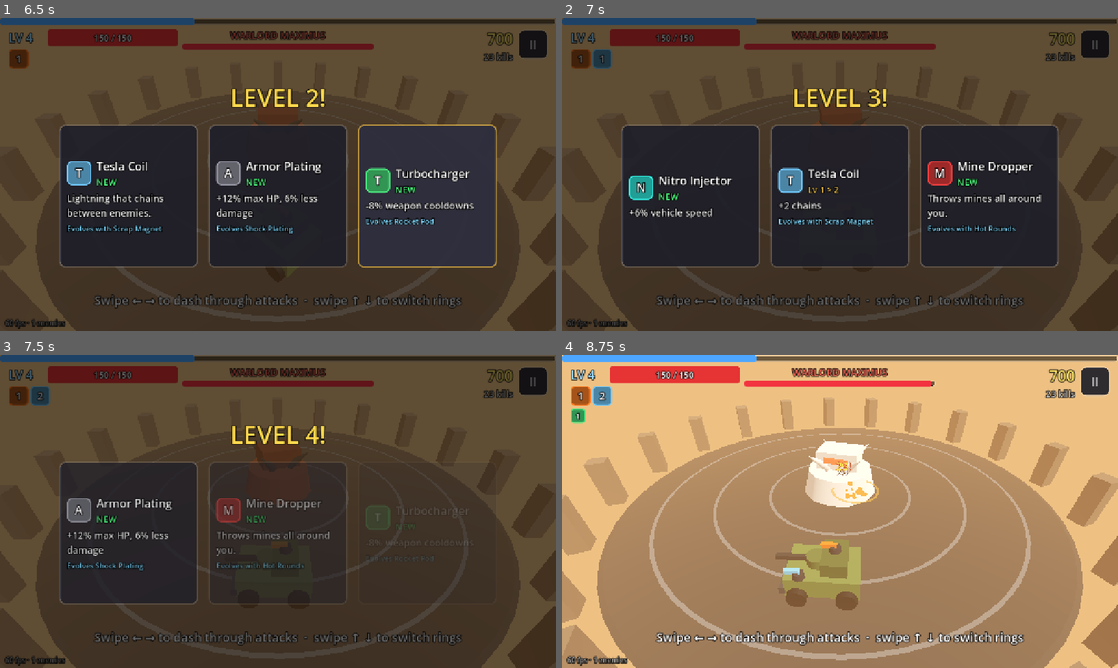
Above: before the commit, frames 1-4 (two rows, left to right).
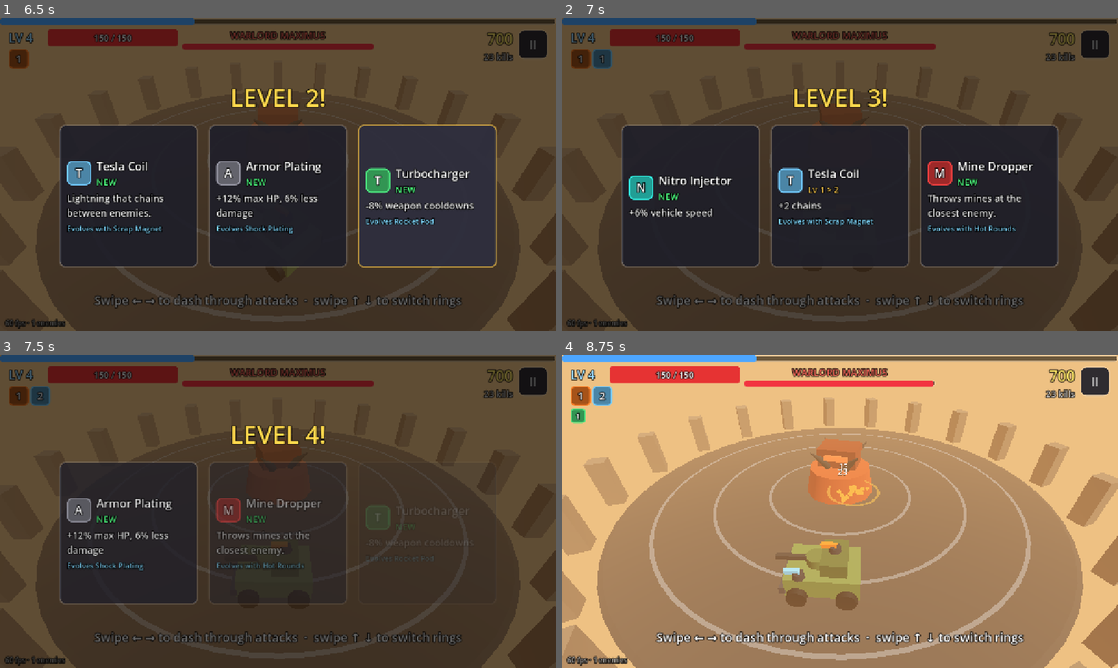
Above: after the commit, the same moments.

Repository: dnis-p/MMS
Game: Godot game, scene res://scenes/main.tscn
Two runs of this game, one before a commit and one after it. Both use one fixed random seed, a clock stepped at 60 frames per second and the inputs below.
Inputs (mouse positions are in pixels of both pictures, inside the frame that each line leads up to):
- Up to frame 1 (6.5 s): click (122, 215) at 0.52 s; tap Enter at 1.25 s; move the mouse to (400, 158) at 1.27 s; hold D (move_right) 1.28-2 s; tap P at 1.35, 3.6, 5.85 s; click (400, 158) at 1.42 s; click "Skip to boss (test)" at 2 s; drag from (166, 190) to (250, 237) at 2.77 s; move the mouse to (333, 105) at 3.52 s; hold D (move_right) 3.53-4.25 s; click "Resume" at 4.25 s; drag from (250, 237) to (111, 127) at 5.02 s; move the mouse to (444, 221) at 5.77 s; hold A (move_left) from 5.78 s (still down)
- Up to frame 2 (7 s): release A (move_left) at 6.5 s; click (689, 196) at 6.52 s
- Up to frame 3 (7.5 s): click (278, 533) at 7.27 s
- Up to frame 4 (8.75 s): click (990, 533) at 8.02 s

Frame 1 is identical in both runs. In frame 2, 0.3% of the frame differs, in the area x 65-87%, y 56-65%; in frame 3, 0.2%; in frame 4, 2.1%, in the area x 43-67%, y 8-49%.

Commit message:
Fix MG aim: lead moving targets, converge barrels, lower MG knock; rockets and mines target closest
Co-Authored-By: Claude Opus 5.5 <noreply@anthropic.com>

Diff:
--- a/scripts/data/defs.gd
+++ b/scripts/data/defs.gd
@@ -28,7 +28,8 @@
 
 ## Enemies hit by an attack are pushed away and stagger (walk slower) until the push fades.
 ## Each enemy type has its own "knock" factor; the push strength is set per weapon.
-const KNOCK := {"decay": 18.0, "stagger": 0.35, "max": 22.0, "ram": 16.0, "blast": 12.0}
+## Fast-firing weapons push less per hit, or the closest enemy flies out of reach.
+const KNOCK := {"decay": 18.0, "stagger": 0.35, "max": 14.0, "ram": 16.0, "blast": 12.0}
 
 ## Map camera, fixed orientation, relative to the car: metres south, metres up.
 const MAP_CAMERA := {"back": 9.0, "up": 28.0, "fov": 60.0}
@@ -105,22 +106,22 @@
 		"up": ["", "+40% damage", "+1 barrel", "+30% fire rate", "+1 barrel, bullets pierce"],
 		"evo": "hot", "evo_name": "Shredder Minigun", "evo_desc": "A piercing storm of lead.",
 		"color": Color(1.0, 0.85, 0.3),
-		"range": 20.0, "bullet_speed": 36.0, "bullet_life": 0.7, "spread": 0.12, "evo_jitter": 0.08, "knock": 9.0,
-		"levels": [
-			{"dmg": 8.0, "barrels": 1, "pierce": 0, "cd": 0.42},
-			{"dmg": 11.2, "barrels": 1, "pierce": 0, "cd": 0.42},
-			{"dmg": 11.2, "barrels": 2, "pierce": 0, "cd": 0.42},
-			{"dmg": 11.2, "barrels": 2, "pierce": 0, "cd": 0.294},
-			{"dmg": 11.2, "barrels": 3, "pierce": 1, "cd": 0.294},
-		],
-		"evolved": {"dmg": 16.0, "barrels": 2, "pierce": 3, "cd": 0.07},
+		"range": 20.0, "bullet_speed": 36.0, "bullet_life": 0.7, "barrel_gap": 0.35, "evo_jitter": 0.025,
+		"levels": [
+			{"dmg": 8.0, "barrels": 1, "pierce": 0, "cd": 0.42, "knock": 9.0},
+			{"dmg": 11.2, "barrels": 1, "pierce": 0, "cd": 0.42, "knock": 9.0},
+			{"dmg": 11.2, "barrels": 2, "pierce": 0, "cd": 0.42, "knock": 5.0},
+			{"dmg": 11.2, "barrels": 2, "pierce": 0, "cd": 0.294, "knock": 4.0},
+			{"dmg": 11.2, "barrels": 3, "pierce": 1, "cd": 0.294, "knock": 3.0},
+		],
+		"evolved": {"dmg": 16.0, "barrels": 2, "pierce": 3, "cd": 0.07, "knock": 1.2},
 	},
 	"rockets": {
-		"name": "Rocket Pod", "desc": "Rockets that explode on impact.",
+		"name": "Rocket Pod", "desc": "Homing rockets at the closest enemies.",
 		"up": ["", "+30% damage", "+1 rocket", "+25% blast radius", "+1 rocket, faster reload"],
 		"evo": "turbo", "evo_name": "Swarm Barrage", "evo_desc": "Endless homing rockets.",
 		"color": Color(1.0, 0.5, 0.15),
-		"range": 22.0, "rocket_speed": 16.0, "rocket_life": 2.2,
+		"range": 22.0, "rocket_speed": 16.0, "rocket_life": 2.2, "swerve": 1.5,
 		"levels": [
 			{"dmg": 22.0, "count": 1, "aoe": 2.4, "cd": 1.7},
 			{"dmg": 28.6, "count": 1, "aoe": 2.4, "cd": 1.7},
@@ -146,11 +147,11 @@
 		"evolved": {"dmg": 26.0, "count": 6, "orbit": 4.8, "spin": 4.5, "size": 1.6},
 	},
 	"mines": {
-		"name": "Mine Dropper", "desc": "Throws mines all around you.",
+		"name": "Mine Dropper", "desc": "Throws mines at the closest enemy.",
 		"up": ["", "+40% damage", "faster drops", "+30% blast radius", "drops 2 mines"],
 		"evo": "hot", "evo_name": "Napalm Mines", "evo_desc": "Mines leave burning pools.",
 		"color": Color(0.95, 0.25, 0.25),
-		"life": 9.0, "arm_time": 0.4, "trigger_radius": 1.3, "throw_min": 5.0, "throw_max": 12.0, "throw_arc": 3.0,
+		"life": 9.0, "arm_time": 0.4, "trigger_radius": 1.3, "range": 18.0, "throw_min": 5.0, "throw_max": 12.0, "throw_arc": 3.0,
 		"levels": [
 			{"dmg": 30.0, "count": 1, "aoe": 2.6, "cd": 1.3},
 			{"dmg": 42.0, "count": 1, "aoe": 2.6, "cd": 1.3},
--- a/scripts/game/enemies.gd
+++ b/scripts/game/enemies.gd
@@ -33,6 +33,7 @@
 var dmg := PackedFloat32Array()
 var flash := PackedFloat32Array()
 var knock := PackedVector3Array()
+var vel := PackedVector3Array()
 var saw_cd := PackedFloat32Array()
 var ram_cd := PackedFloat32Array()
 var attack_cd := PackedFloat32Array()
@@ -56,6 +57,7 @@
 	dmg.resize(MAX)
 	flash.resize(MAX)
 	knock.resize(MAX)
+	vel.resize(MAX)
 	saw_cd.resize(MAX)
 	ram_cd.resize(MAX)
 	attack_cd.resize(MAX)
@@ -151,6 +153,7 @@
 	dmg[i] = d["dmg"]
 	flash[i] = 0.0
 	knock[i] = Vector3.ZERO
+	vel[i] = Vector3.ZERO
 	saw_cd[i] = 0.0
 	ram_cd[i] = 0.0
 	attack_cd[i] = run.rng.randf_range(1.0, 2.5)
@@ -202,6 +205,7 @@
 				if attack_cd[i] <= 0.0:
 					attack_cd[i] = run.rng.randf_range(2.0, 2.8)
 					run.projectiles.enemy_shot(p + Vector3(0, 0.8, 0), dir, 9.0, dmg[i])
+		vel[i] = v  # where it is heading; a knock wears off too fast to aim for
 		var k := knock[i]
 		if k != Vector3.ZERO:
 			v = v * _stagger + k
@@ -289,18 +293,6 @@
 	return best
 
 
-func random_in_range(center: Vector3, max_r: float) -> int:
-	var picks: Array[int] = []
-	var r2 := max_r * max_r
-	for i in used:
-		if alive[i] == 0:
-			continue
-		var diff := pos[i] - center
-		if diff.x * diff.x + diff.z * diff.z < r2:
-			picks.append(i)
-	return picks[run.rng.randi() % picks.size()] if not picks.is_empty() else -1
-
-
 func _render() -> void:
 	var counts := [0, 0, 0, 0]
 	var white := Color(1, 1, 1)
--- a/scripts/game/projectiles.gd
+++ b/scripts/game/projectiles.gd
@@ -11,6 +11,7 @@
 const MAX_DRAW := 512
 
 var run: Node  # Run
+var bullet_knock := 0.0  # set by the MG for its current level
 
 var p_kind := PackedInt32Array()
 var p_pos := PackedVector3Array()
@@ -197,7 +198,7 @@
 				run.explode(p_pos[i], p_aoe[i], p_dmg[i], false)
 				_p_remove(i)
 				break
-			run.hit_enemy(j, p_dmg[i], p_vel[i].normalized(), Defs.WEAPONS["mg"]["knock"])
+			run.hit_enemy(j, p_dmg[i], p_vel[i].normalized(), bullet_knock)
 			p_last[i] = j
 			p_pierce[i] -= 1
 			if p_pierce[i] < 0:
--- a/scripts/game/weapons.gd
+++ b/scripts/game/weapons.gd
@@ -264,6 +264,12 @@
 	_update_saws(delta, player, dm, am)
 
 
+## Where to aim so a shot at `shot_speed` meets the enemy as it keeps moving.
+func _lead(t: int, from: Vector3, shot_speed: float) -> Vector3:
+	var e: Enemies = run.enemies
+	return e.pos[t] + e.vel[t] * from.distance_to(e.pos[t]) / shot_speed
+
+
 func _fire_mg(origin: Vector3, lvl: int, evo: bool, dm: float) -> float:
 	var enemies: Enemies = run.enemies
 	var d: Dictionary = Defs.WEAPONS["mg"]
@@ -272,12 +278,16 @@
 		return 0.1
 	var st := Defs.weapon_stats("mg", lvl, evo)
 	var barrels: int = st["barrels"]
-	var dir := (enemies.pos[t] + Vector3(0, 0.5, 0) - origin).normalized()
+	run.projectiles.bullet_knock = st["knock"]
+	var aim := _lead(t, origin, d["bullet_speed"]) + Vector3(0, 0.5, 0)
+	var side := (aim - origin).cross(Vector3.UP).normalized()
 	for b in barrels:
-		var spread: float = (b - (barrels - 1) * 0.5) * d["spread"]
+		# Barrels sit side by side and all converge on the target.
+		var from: Vector3 = origin + side * (b - (barrels - 1) * 0.5) * d["barrel_gap"]
+		var dir := (aim - from).normalized()
 		if evo:
-			spread += run.rng.randf_range(-d["evo_jitter"], d["evo_jitter"])
-		run.projectiles.fire(Projectiles.BULLET, origin, dir.rotated(Vector3.UP, spread) * d["bullet_speed"], st["dmg"] * dm, d["bullet_life"], st["pierce"])
+			dir = dir.rotated(Vector3.UP, run.rng.randf_range(-d["evo_jitter"], d["evo_jitter"]))
+		run.projectiles.fire(Projectiles.BULLET, from, dir * d["bullet_speed"], st["dmg"] * dm, d["bullet_life"], st["pierce"])
 	Sfx.play("shot", -12.0)
 	return st["cd"]
 
@@ -287,32 +297,45 @@
 	var d: Dictionary = Defs.WEAPONS["rockets"]
 	var st := Defs.weapon_stats("rockets", lvl, evo)
 	var aoe: float = st["aoe"] * am
-	var fired := false
+	var swerve: float = d["swerve"]
+	var seen := {}
+	var first := -1
 	for k in st["count"]:
-		var t := enemies.random_in_range(origin, d["range"])
+		# Closest enemy first, then the next closest; spare rockets go to the closest.
+		var t := enemies.nearest(origin, d["range"], seen)
 		if t < 0:
-			break
+			t = first
+		if t < 0:
+			return 0.2
+		seen[t] = true
+		if first < 0:
+			first = t
 		var to := (enemies.pos[t] - origin)
 		to.y = 0.0
-		var side := to.normalized().cross(Vector3.UP) * run.rng.randf_range(-5.0, 5.0)
+		var side := to.normalized().cross(Vector3.UP) * run.rng.randf_range(-swerve, swerve)
 		var vel := to.normalized() * 10.0 + Vector3(0, 7.0, 0) + side
 		run.projectiles.fire(Projectiles.ROCKET, origin + Vector3(0, 0.4, 0), vel.normalized() * d["rocket_speed"], st["dmg"] * dm, d["rocket_life"], 0, aoe, t, Projectiles.FLAG_HOMING)
-		fired = true
-	if not fired:
-		return 0.2
 	Sfx.play("shot", -6.0, 0.6)
 	return st["cd"]
 
 
 func _drop_mines(player: Player, lvl: int, evo: bool, dm: float, am: float) -> float:
+	var enemies: Enemies = run.enemies
 	var d: Dictionary = Defs.WEAPONS["mines"]
 	var st := Defs.weapon_stats("mines", lvl, evo)
 	var from := player.global_position
 	from.y = 0.0
+	var seen := {}
 	for k in st["count"]:
-		var a := run.rng.randf() * TAU
-		var to: Vector3 = run.keep_in_play(from + Vector3(cos(a), 0, sin(a)) * run.rng.randf_range(d["throw_min"], d["throw_max"]))
-		var vel: Vector3 = (to - from) / d["arm_time"]
+		var t := enemies.nearest(from, d["range"], seen)
+		var to: Vector3
+		if t >= 0:
+			seen[t] = true
+			to = enemies.pos[t] + enemies.vel[t] * d["arm_time"]
+		else:
+			var a := run.rng.randf() * TAU
+			to = from + Vector3(cos(a), 0, sin(a)) * run.rng.randf_range(d["throw_min"], d["throw_max"])
+		var vel: Vector3 = (run.keep_in_play(to) - from) / d["arm_time"]
 		run.projectiles.fire(Projectiles.MINE, from, vel, st["dmg"] * dm, d["life"], 0, st["aoe"] * am, -1, Projectiles.FLAG_NAPALM if evo else 0)
 	return st["cd"]
 
--- a/tests/map_check.gd
+++ b/tests/map_check.gd
@@ -194,8 +194,8 @@
 	_spitter = r.enemies.spawn(Enemies.SPITTER, Vector3(9, 0, 0), 1e6)
 	_crawler_start = 8.0
 	_closest = 999.0
-	r.hit_enemy(_crawler, 0.001, Vector3.LEFT, Defs.WEAPONS["mg"]["knock"], false)
-	r.hit_enemy(_crawler, 0.001, Vector3.LEFT, Defs.WEAPONS["mg"]["knock"], false)
+	r.hit_enemy(_crawler, 0.001, Vector3.LEFT, 9.0, false)
+	r.hit_enemy(_crawler, 0.001, Vector3.LEFT, 9.0, false)
 
 
 func _check_enemies(r: Run) -> void:
